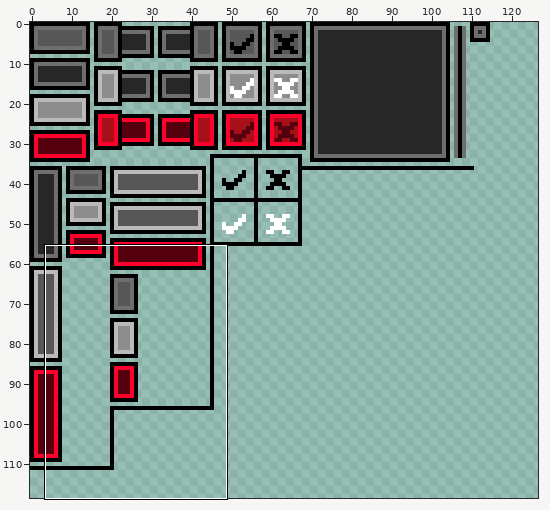
A sprite sheet gets an edit: assets/texture/gui/test/test.png. Above, an overview of the earlier version with the close-up marked.
Close-up. The starting point:
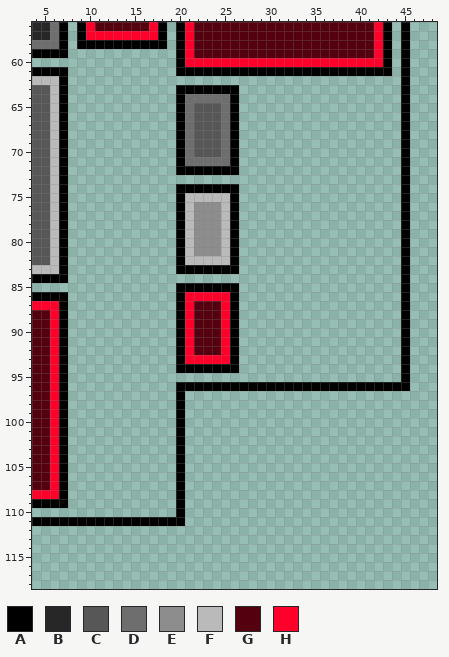
The file is 128x128 pixels. Shown: x 4..48, y 56..118. The wide view leaves out empty margins. The commit also changed other parts of the picture, which this record leaves out.
Palette (. is transparent): A #000000  B #272727  C #575757  D #6e6e6e  E #8d8d8d  F #bababa  G #54000e  H #ff002a
Pixels before (only the part around the change), first column x 4:
 56 BBDA.AHGGGGGGHA.AHGGGGGGGGGGGGGGGGGGGGHA.A...
 57 BBDA.AHHHHHHHHA.AHGGGGGGGGGGGGGGGGGGGGHA.A...
 58 DDDA.AAAAAAAAAA.AHGGGGGGGGGGGGGGGGGGGGHA.A...
 59 AAAA............AHGGGGGGGGGGGGGGGGGGGGHA.A...
 60 ................AHHHHHHHHHHHHHHHHHHHHHHA.A...
 61 AAAA............AAAAAAAAAAAAAAAAAAAAAAAA.A...
 62 FFFA.....................................A...
 63 CCFA............AAAAAAA..................A...
 64 CCFA............ADDDDDA..................A...
 65 CCFA............ADCCCDA..................A...
 66 CCFA............ADCCCDA..................A...
 67 CCFA............ADCCCDA..................A...
 68 CCFA............ADCCCDA..................A...
 69 CCFA............ADCCCDA..................A...
 70 CCFA............ADCCCDA..................A...
 71 CCFA............ADDDDDA..................A...
 72 CCFA............AAAAAAA..................A...
 73 CCFA.....................................A...
 74 CCFA............AAAAAAA..................A...
 75 CCFA............AFFFFFA..................A...
 76 CCFA............AFEEEFA..................A...
 77 CCFA............AFEEEFA..................A...
 78 CCFA............AFEEEFA..................A...
 79 CCFA............AFEEEFA..................A...
 80 CCFA............AFEEEFA..................A...
 81 CCFA............AFEEEFA..................A...
 82 CCFA............AFFFFFA..................A...
 83 FFFA............AAAAAAA..................A...
 84 AAAA.....................................A...
 85 ................AAAAAAA..................A...
 86 AAAA............AHHHHHA..................A...
 87 HHHA............AHGGGHA..................A...
 88 GGHA............AHGGGHA..................A...
 89 GGHA............AHGGGHA..................A...
 90 GGHA............AHGGGHA..................A...
 91 GGHA............AHGGGHA..................A...
 92 GGHA............AHGGGHA..................A...
 93 GGHA............AHHHHHA..................A...
 94 GGHA............AAAAAAA..................A...
 95 GGHA.....................................A...
 96 GGHA............AAAAAAAAAAAAAAAAAAAAAAAAAA...
 97 GGHA............A............................
 98 GGHA............A............................
 99 GGHA............A............................
100 GGHA............A............................
101 GGHA............A............................
102 GGHA............A............................
103 GGHA............A............................
104 GGHA............A............................
105 GGHA............A............................
106 GGHA............A............................
107 GGHA............A............................
108 HHHA............A............................
109 AAAA............A............................
110 ................A............................
111 AAAAAAAAAAAAAAAAA............................
112 .............................................
113 .............................................
114 .............................................
After the commit:
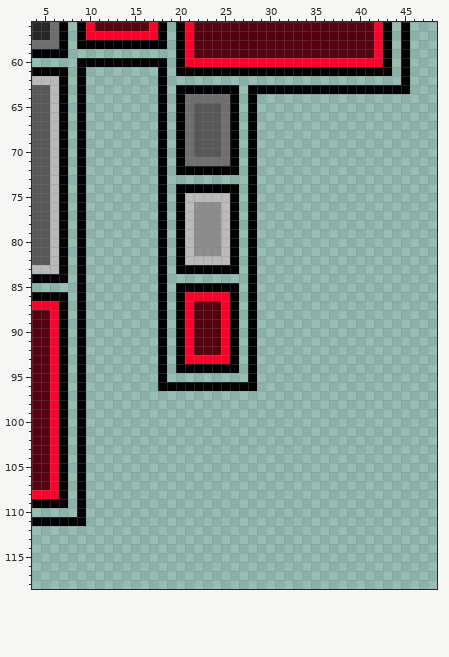
From old to new:
Changed rows in their new state; - is an unchanged pixel.
first column x 9:
 60 AAAAAAAAAA---------------------------
 61 A--------A---------------------------
 62 A--------A---------------------------
 63 A--------A---------AAAAAAAAAAAAAAAAA-
 64 A--------A---------A----------------.
 65 A--------A---------A----------------.
 66 A--------A---------A----------------.
 67 A--------A---------A----------------.
 68 A--------A---------A----------------.
 69 A--------A---------A----------------.
 70 A--------A---------A----------------.
 71 A--------A---------A----------------.
 72 A--------A---------A----------------.
 73 A--------A---------A----------------.
 74 A--------A---------A----------------.
 75 A--------A---------A----------------.
 76 A--------A---------A----------------.
 77 A--------A---------A----------------.
 78 A--------A---------A----------------.
 79 A--------A---------A----------------.
 80 A--------A---------A----------------.
 81 A--------A---------A----------------.
 82 A--------A---------A----------------.
 83 A--------A---------A----------------.
 84 A--------A---------A----------------.
 85 A--------A---------A----------------.
 86 A--------A---------A----------------.
 87 A--------A---------A----------------.
 88 A--------A---------A----------------.
 89 A--------A---------A----------------.
 90 A--------A---------A----------------.
 91 A--------A---------A----------------.
 92 A--------A---------A----------------.
 93 A--------A---------A----------------.
 94 A--------A---------A----------------.
 95 A--------A---------A----------------.
 96 A--------AA---------.................
 97 A----------.-------------------------
 98 A----------.-------------------------
 99 A----------.-------------------------
100 A----------.-------------------------
101 A----------.-------------------------
102 A----------.-------------------------
103 A----------.-------------------------
104 A----------.-------------------------
105 A----------.-------------------------
106 A----------.-------------------------
107 A----------.-------------------------
108 A----------.-------------------------
109 A----------.-------------------------
110 A----------.-------------------------
111 -...........-------------------------
